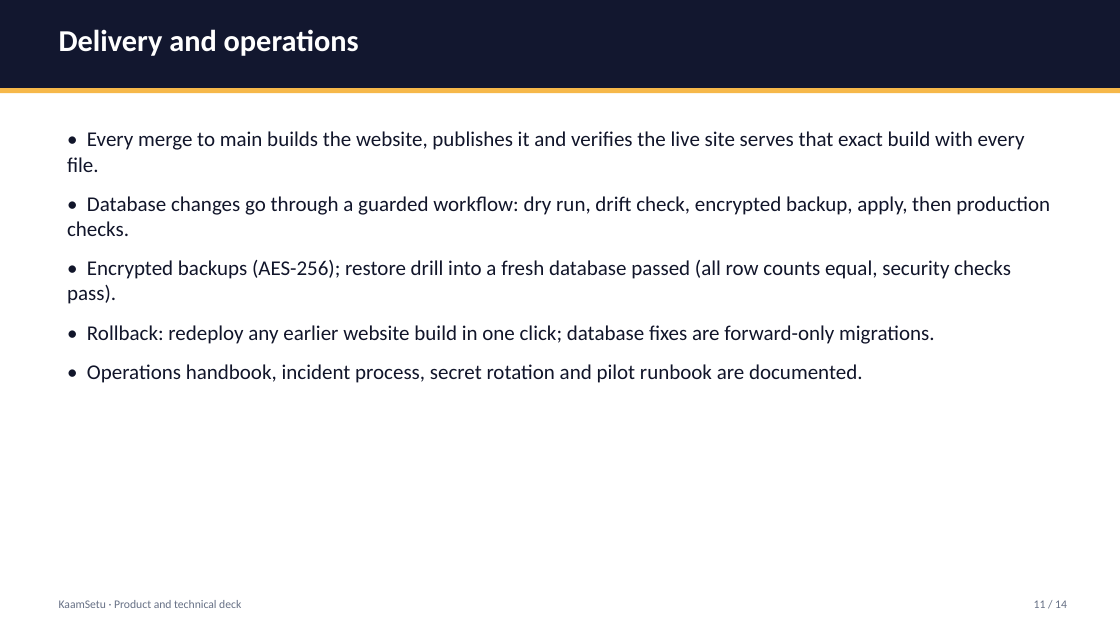
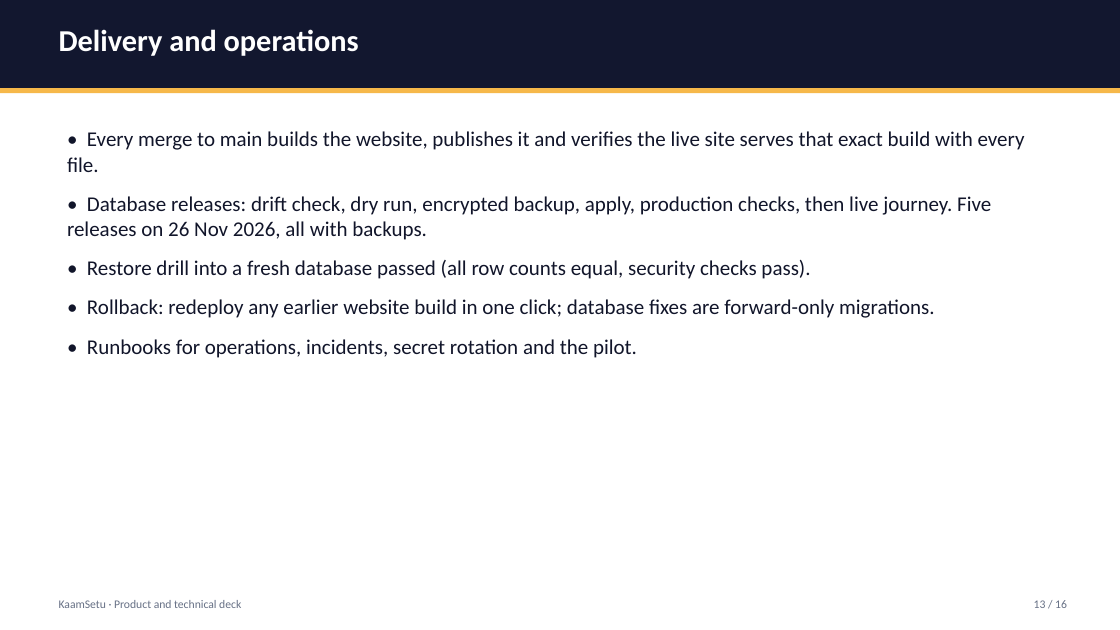
Before and after one commit to Rish866/KaamSetu, a slide deck: slide 13 of docs/decks/KaamSetu-Technical-Deck.pptx (slide 11 before the commit). Drawn at 1120x630 pixels with LibreOffice and Linux fonts; fonts in the diff are those of the drawing. Boxes give left, top, right and bottom in pixels: in the first picture for what was removed or moved away, otherwise in the second. Text is boxed around its words. In the diff, an @@ line names an element or a change of style, - is before the commit and + after.

```diff
--- a/docs/decks/KaamSetu-Technical-Deck.pptx
+++ b/docs/decks/KaamSetu-Technical-Deck.pptx
@@ text at box(67, 196, 991, 279): text changed @@
-• Database changes go through a guarded workflow: dry run, drift check, encrypted backup, apply, then production checks.
-• Encrypted backups (AES-256); restore drill into a fresh database passed (all row counts equal, security checks pass).
+• Database releases: drift check, dry run, encrypted backup, apply, production checks, then live journey. Five releases on 26 Nov 2026, all with backups.
+• Restore drill into a fresh database passed (all row counts equal, security checks pass).
@@ text at box(87, 339, 637, 358): text changed @@
-• Operations handbook, incident process, secret rotation and pilot runbook are documented.
+• Runbooks for operations, incidents, secret rotation and the pilot.
@@ text at box(1034, 600, 1067, 608): text changed @@
-11 / 14
+13 / 16
```
Also in this commit, not shown: 10 other slides changed, 4 slides added, 2 slides removed, 15 other files.
